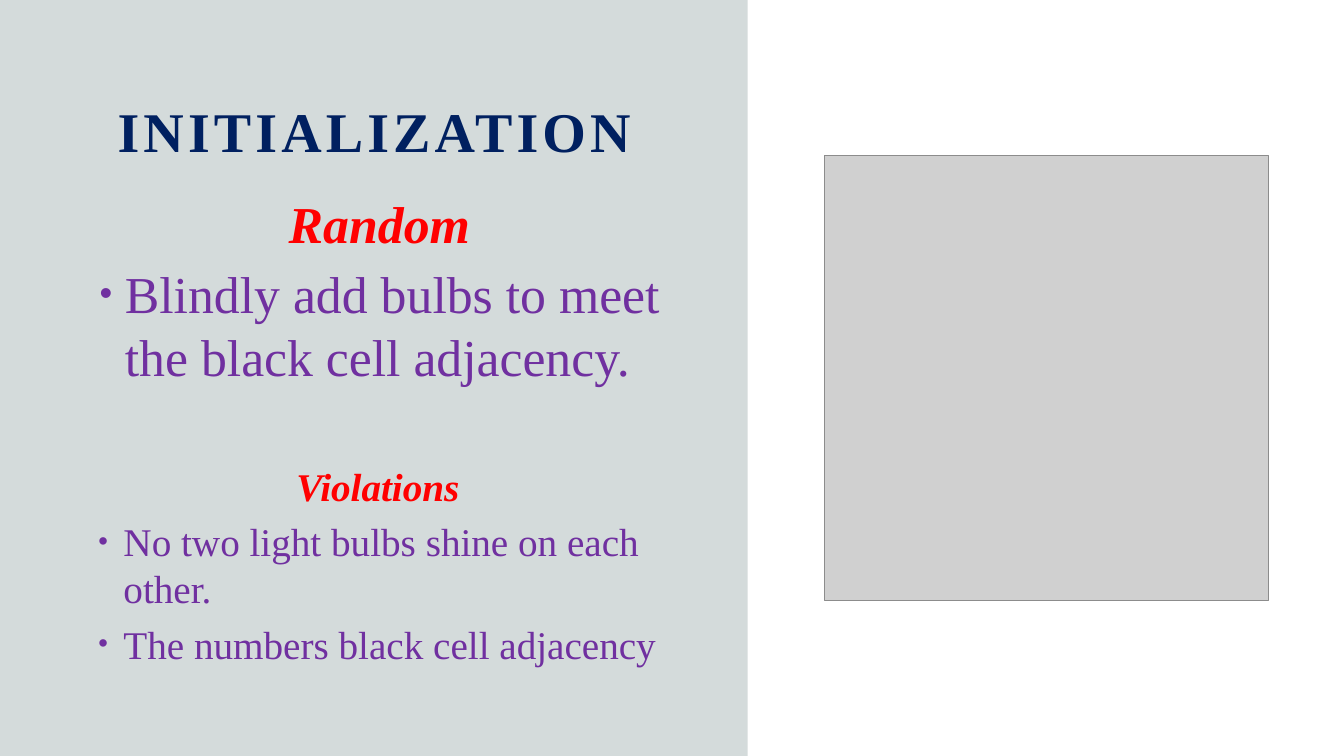
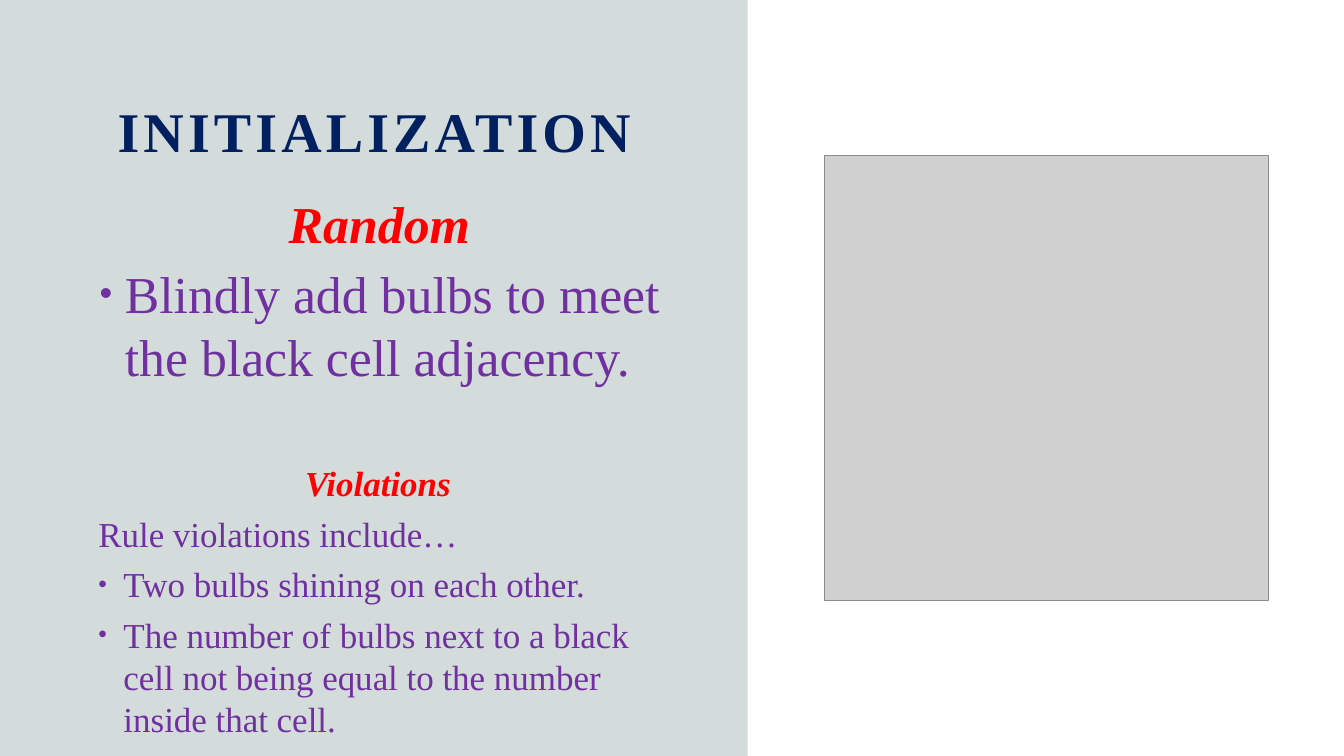
Before and after one commit to JSLBrowning/COMP-6606-Final-Project, a slide deck: slide 3 of Presentation/COMP6600_Final.pptx. Drawn at 1344x756 pixels with LibreOffice and Linux fonts; fonts in the diff are those of the drawing; grey boxes stand for pictures. Boxes give left, top, right and bottom in pixels: in the first picture for what was removed or moved away, otherwise in the second. Text is boxed around its words. In the diff, an @@ line names an element or a change of style, - is before the commit and + after.

```diff
--- a/Presentation/COMP6600_Final.pptx
+++ b/Presentation/COMP6600_Final.pptx
@@ text at box(305, 471, 451, 497): size 28 to 25 pt in "Violations" @@
@@ text at box(98, 522, 629, 733): text changed; size 28 to 25 pt @@
-• No two light bulbs shine on each other.
-• The numbers black cell adjacency
+Rule violations include…
+• Two bulbs shining on each other.
+• The number of bulbs next to a black cell not being equal to the number inside that cell.
```
Also in this commit, not shown: 5 other slides changed.
